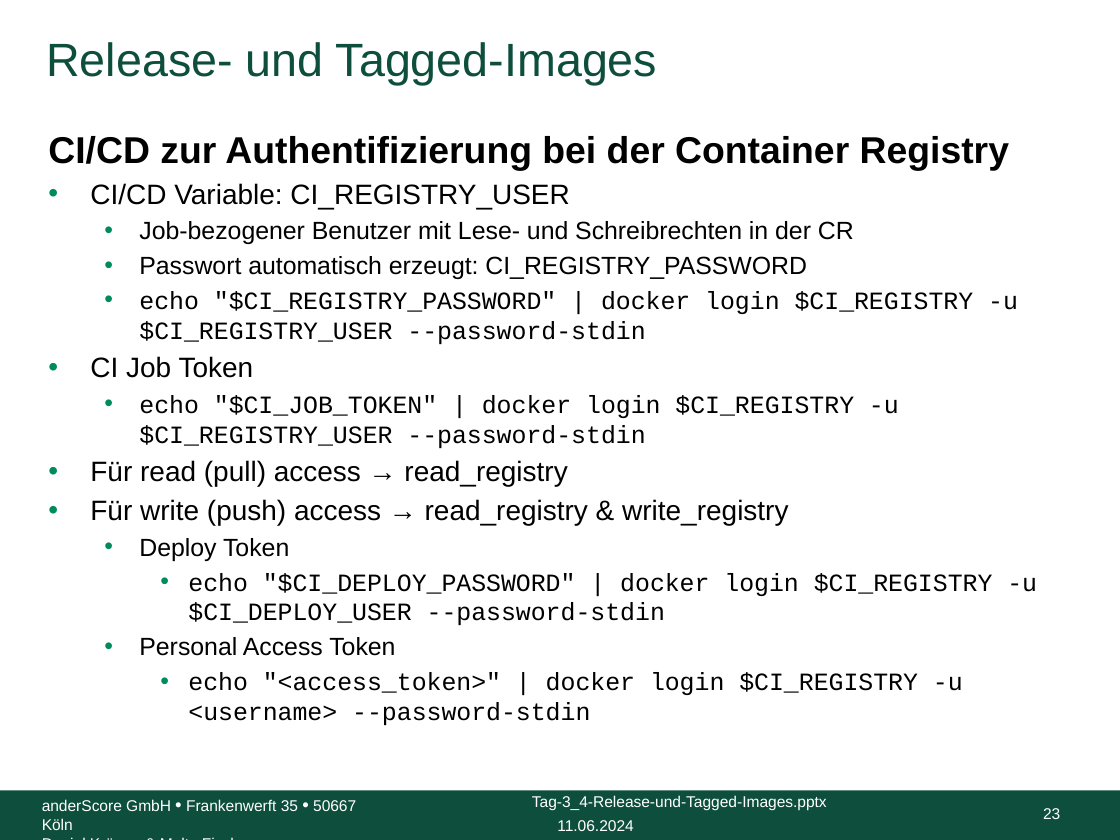
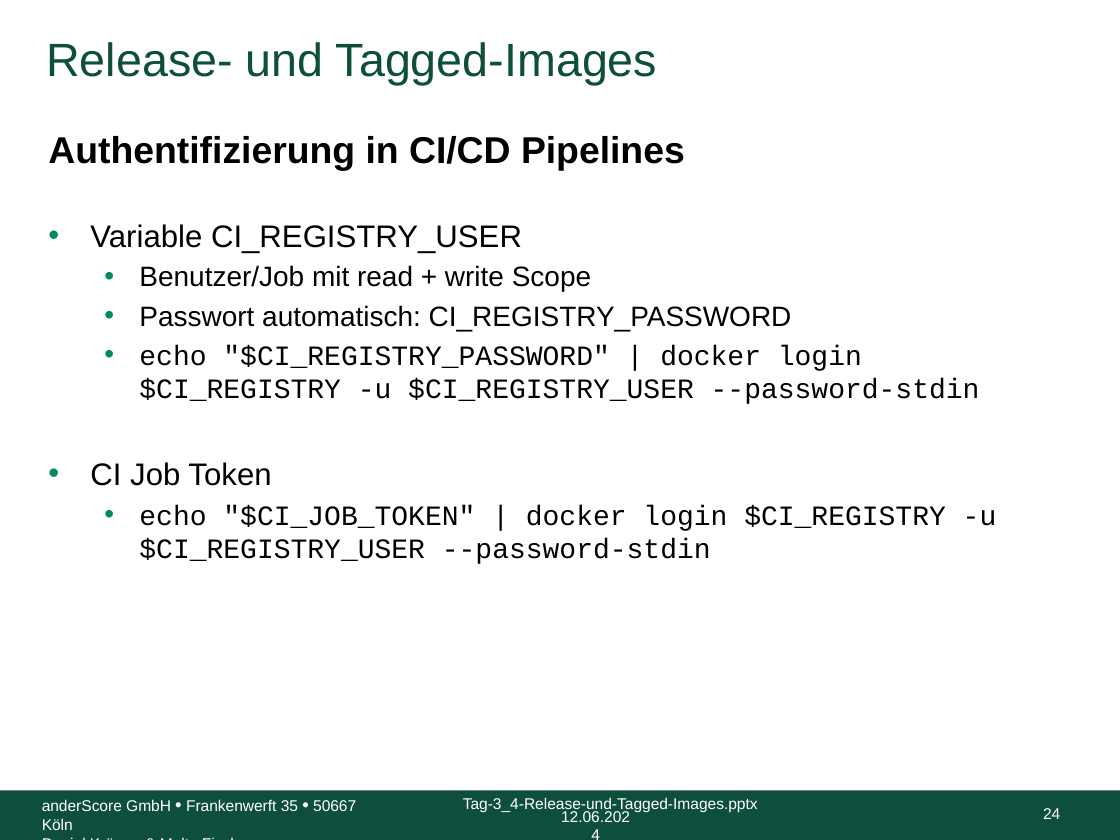
Before and after one commit to anderscore-gmbh/gitlab, a slide deck: slide 24 of slides/Tag-3_4-Release-und-Tagged-Images.pptx (slide 23 before the commit). Drawn at 1120x840 pixels with LibreOffice and Linux fonts; fonts in the diff are those of the drawing; background and template pictures are left out. Boxes give left, top, right and bottom in pixels: in the first picture for what was removed or moved away, otherwise in the second. Text is boxed around its words. In the diff, an @@ line names an element or a change of style, - is before the commit and + after.

```diff
--- a/slides/Tag-3_4-Release-und-Tagged-Images.pptx
+++ b/slides/Tag-3_4-Release-und-Tagged-Images.pptx
@@ text at box(48, 136, 792, 331): text changed; size 16 to 18 pt @@
-CI/CD zur Authentifizierung bei der Container Registry
-• CI/CD Variable: CI_REGISTRY_USER
-  • Job-bezogener Benutzer mit Lese- und Schreibrechten in der CR
-  • Passwort automatisch erzeugt: CI_REGISTRY_PASSWORD
+Authentifizierung in CI/CD Pipelines
+• Variable CI_REGISTRY_USER
+  • Benutzer/Job mit read + write Scope
+  • Passwort automatisch: CI_REGISTRY_PASSWORD
@@ text at box(90, 345, 997, 564): size 16 to 18 pt in "echo "$CI_REGISTRY_PASSWORD" | docker login $CI_REGISTRY -u ...", "echo "$CI_JOB_TOKEN" | docker login $CI_REGISTRY -u ..."; size 18 to 20 pt in "CI Job Token" @@
@@ text at box(90, 460, 1037, 725): paragraphs removed @@
-• Für read (pull) access → read_registry
-• Für write (push) access → read_registry & write_registry
-  • Deploy Token
-    • echo "$CI_DEPLOY_PASSWORD" | docker login $CI_REGISTRY -u $CI_DEPLOY_USER --password-stdin
-  • Personal Access Token
-    • echo "<access_token>" | docker login $CI_REGISTRY -u <username> --password-stdin
@@ text "Tag-3_4-Release-und-Tagged-Images.pptx": place and size @@
-text "Tag-3_4-Release-und-Tagged-Images.pptx" at box(532, 795, 827, 811)
+text "Tag-3_4-Release-und-Tagged-Images.pptx" at box(463, 797, 758, 813)
@@ page number at box(1043, 808, 1060, 819): text changed @@
-23
+24
@@ text at box(561, 811, 630, 822): text changed @@
-11.06.2024
+12.06.2024
```
Also in this commit, not shown: 33 other slides changed, 3 slides added.
